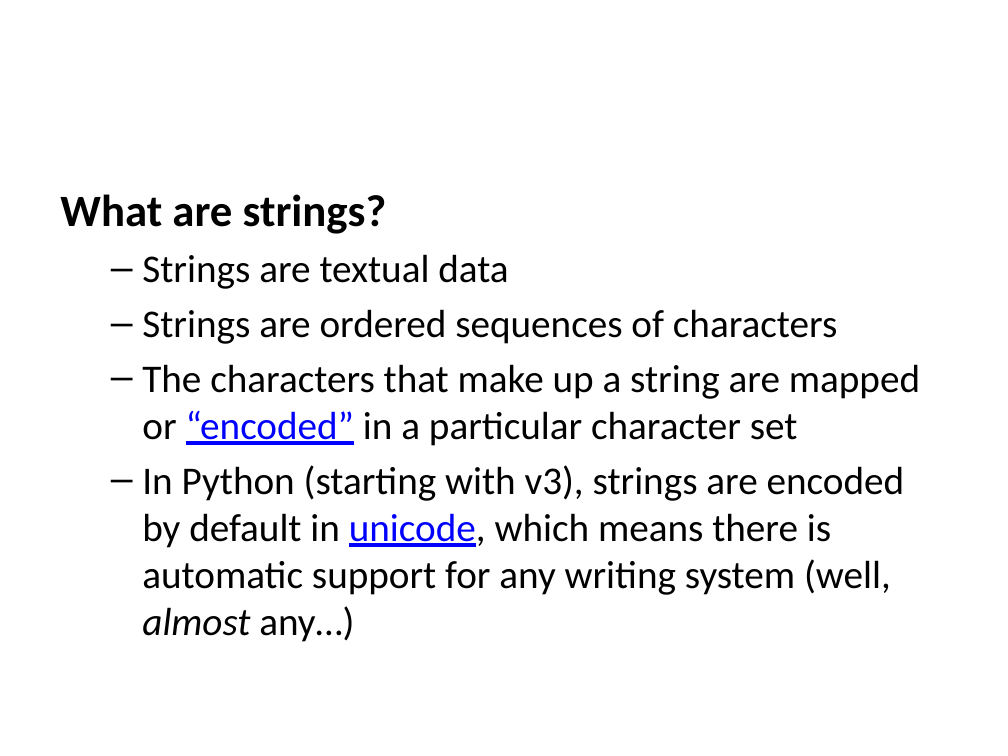
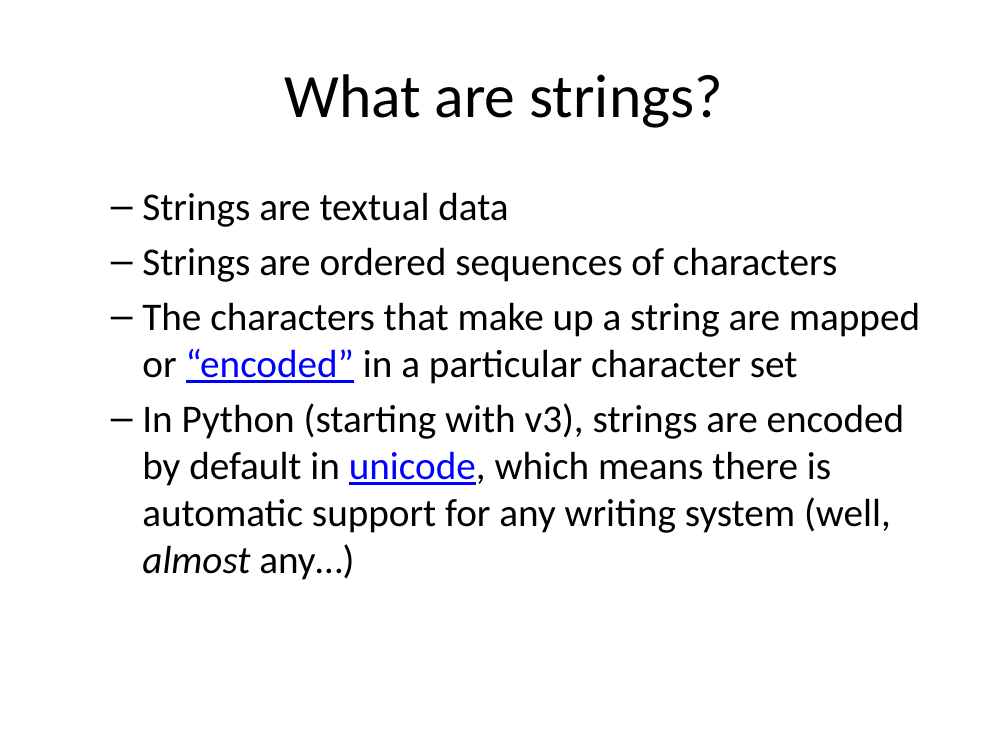
Before and after one commit to edsu/inst326, a slide deck: slide 7 of modules/module03/slides.pptx. Drawn at 1008x756 pixels with LibreOffice and Linux fonts; fonts in the diff are those of the drawing. Boxes give left, top, right and bottom in pixels: in the first picture for what was removed or moved away, otherwise in the second. Text is boxed around its words. In the diff, an @@ line names an element or a change of style, - is before the commit and + after.

```diff
--- a/modules/module03/slides.pptx
+++ b/modules/module03/slides.pptx
@@ title added at (x1=284, y1=74, x2=723, y2=128), 44 pt, text #000000 @@
+What are strings?
@@ text at (x1=60, y1=194, x2=387, y2=234): paragraph removed @@
-What are strings?
```
Also in this commit, not shown: 7 other slides changed, 6 slides added, 2 slides removed, 4 other files.
